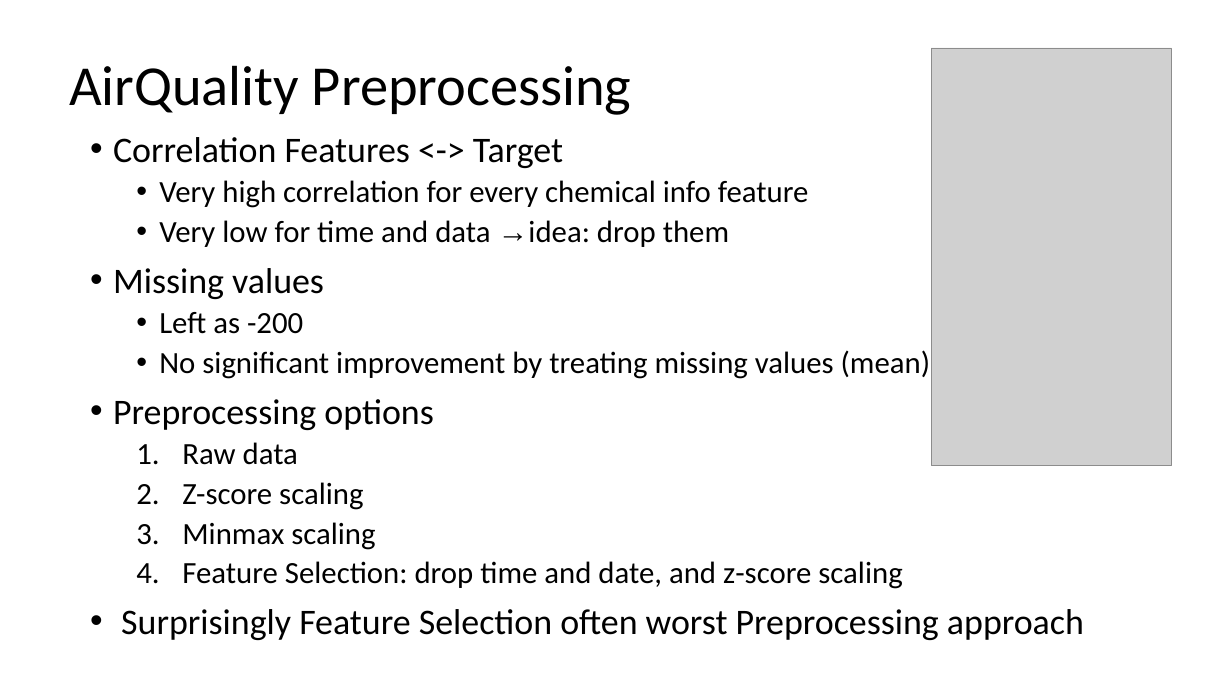
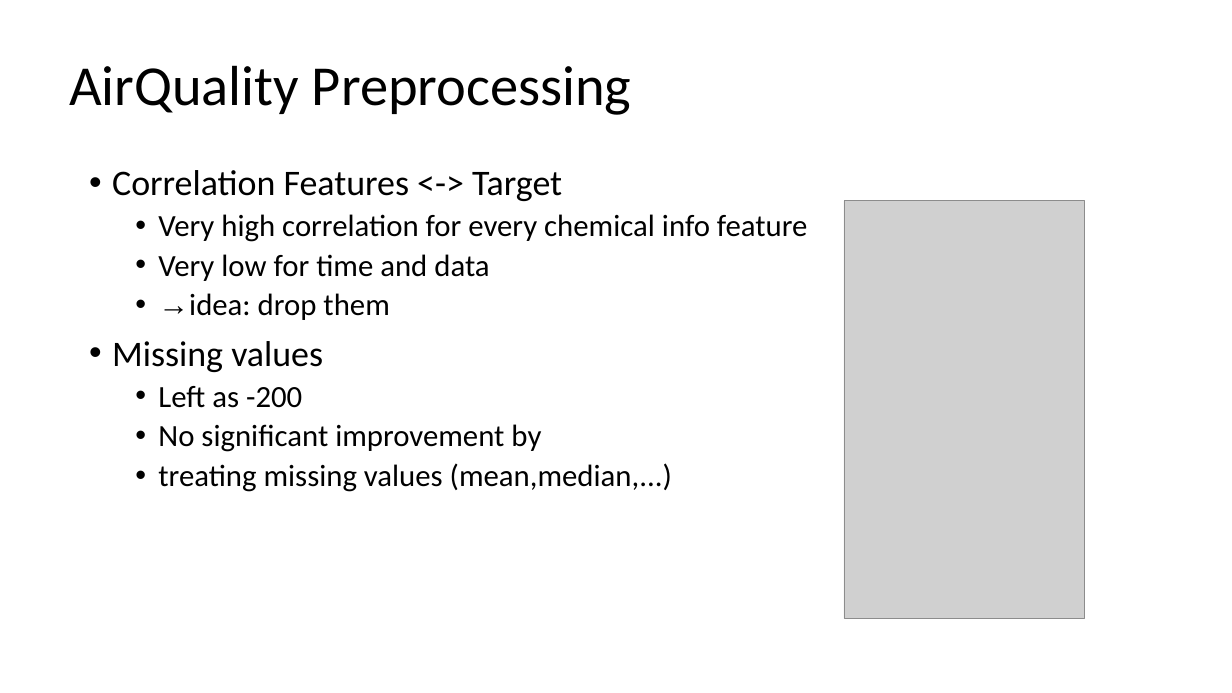
Before and after one commit to pstroppa/machine_learning, a slide deck: slide 26 of Machine_Learning_E1_o1.pptx (slide 21 before the commit). Drawn at 1232x693 pixels with LibreOffice and Linux fonts; fonts in the diff are those of the drawing; grey boxes stand for pictures; background and template pictures are left out. Boxes give left, top, right and bottom in pixels: in the first picture for what was removed or moved away, otherwise in the second. Text is boxed around its words. In the diff, an @@ line names an element or a change of style, - is before the commit and + after.

```diff
--- a/Machine_Learning_E1_o1.pptx
+++ b/Machine_Learning_E1_o1.pptx
@@ text "Correlation Features <-> Target": place and size @@
-text "Correlation Features <-> Target" at (113,137,1084,640)
+text "Correlation Features <-> Target" at (112,170,807,492)
@@ picture: place and size @@
-picture at (932,48,1172,466)
+picture at (844,201,1084,618)
@@ text at (158,254,489,320): text changed @@
-  • Very low for time and data →idea: drop them
+  • Very low for time and data
+  • →idea: drop them
@@ text at (158,424,672,492): text changed @@
-  • No significant improvement by treating missing values (mean)
-• Preprocessing options
-  1. Raw data
-  2. Z-score scaling
-  3. Minmax scaling
-  4. Feature Selection: drop time and date, and z-score scaling
-• Surprisingly Feature Selection often worst Preprocessing approach
+  • No significant improvement by
+  • treating missing values (mean,median,...)
```
Also in this commit, not shown: 26 other slides changed, 6 slides added, 1 other file.
